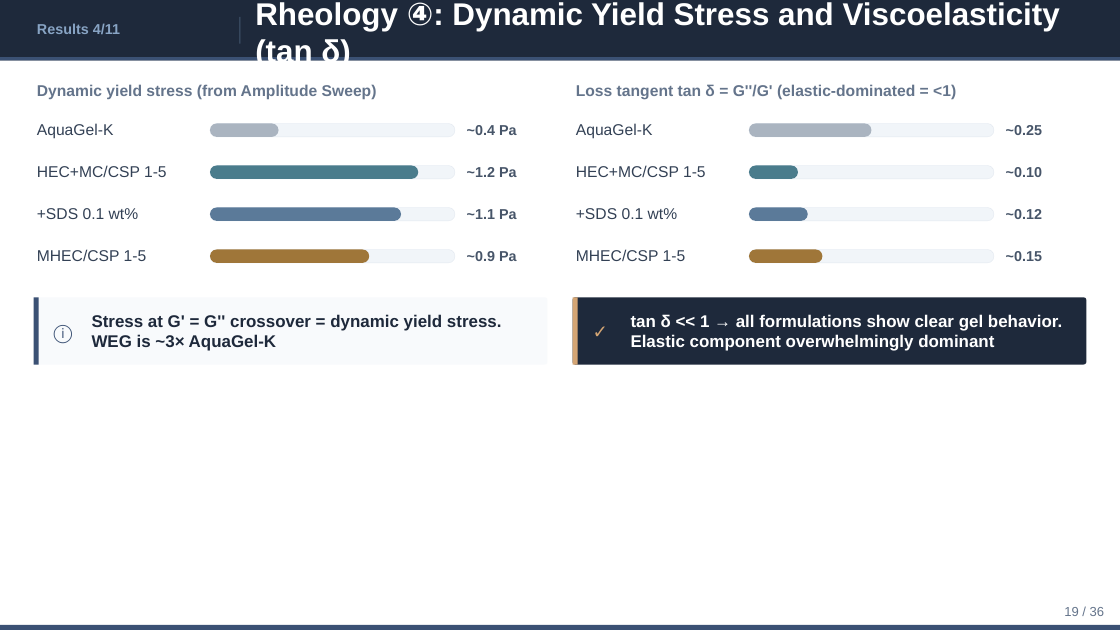
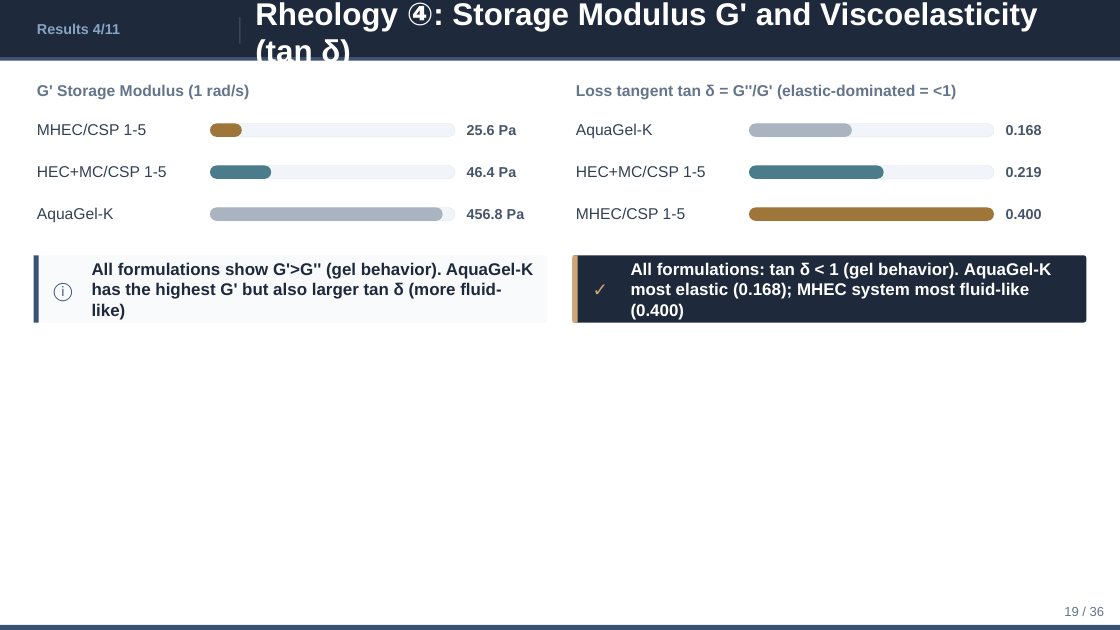
Before and after one commit to ytaisei0525-design/my-first-claude, a slide deck: slide 19 of slides_en.pptx. Drawn at 1120x630 pixels with LibreOffice and Linux fonts; fonts in the diff are those of the drawing. Boxes give left, top, right and bottom in pixels: in the first picture for what was removed or moved away, otherwise in the second. Text is boxed around its words. In the diff, an @@ line names an element or a change of style, - is before the commit and + after.

```diff
--- a/slides_en.pptx
+++ b/slides_en.pptx
@@ text at (255, 2, 1037, 68): text changed @@
-Rheology ④: Dynamic Yield Stress and Viscoelasticity (tan δ)
+Rheology ④: Storage Modulus G' and Viscoelasticity (tan δ)
@@ text at (37, 84, 250, 99): text changed @@
-Dynamic yield stress (from Amplitude Sweep)
+G' Storage Modulus (1 rad/s)
@@ text "MHEC/CSP 1-5": place and size @@
-text "MHEC/CSP 1-5" at (37, 249, 147, 261)
+text "MHEC/CSP 1-5" at (37, 123, 147, 135)
@@ rounded rectangle: place and size @@
-rounded rectangle at (210, 124, 279, 137)
+rounded rectangle at (210, 124, 242, 137)
@@ rounded rectangle at (210, 124, 242, 137): fill #AAB4C0 to #9F7639 @@
@@ text at (467, 125, 517, 135): text changed @@
-~1.2 Pa
+25.6 Pa
@@ rounded rectangle: place and size @@
-rounded rectangle at (749, 124, 872, 137)
+rounded rectangle at (749, 124, 852, 137)
@@ text at (1006, 125, 1042, 135): text changed @@
-~0.25
+0.168
@@ rounded rectangle: place and size @@
-rounded rectangle at (210, 166, 418, 179)
+rounded rectangle at (210, 166, 271, 179)
@@ text at (467, 167, 517, 177): text changed @@
-~0.4 Pa
+46.4 Pa
@@ rounded rectangle: place and size @@
-rounded rectangle at (749, 166, 798, 179)
+rounded rectangle at (749, 166, 884, 179)
@@ text at (1006, 167, 1042, 177): text changed @@
-~0.10
+0.219
@@ text "AquaGel-K": place and size @@
-text "AquaGel-K" at (37, 123, 114, 138)
+text "AquaGel-K" at (37, 207, 114, 222)
@@ text removed at (37, 208, 139, 219) @@
-+SDS 0.1 wt%
@@ rounded rectangle: place and size @@
-rounded rectangle at (210, 208, 401, 221)
+rounded rectangle at (210, 208, 443, 221)
@@ rounded rectangle at (210, 208, 443, 221): fill #5B7A99 to #AAB4C0 @@
@@ text at (467, 209, 525, 219): text changed @@
-~1.1 Pa
+456.8 Pa
@@ text removed at (576, 208, 678, 219) @@
-+SDS 0.1 wt%
@@ 3 texts, 3 rounded rectangles, 2 rectangles: place and size @@
-3 texts, 3 rounded rectangles, 2 rectangles at (34, 249, 1087, 365)
+3 texts, 3 rounded rectangles, 2 rectangles at (34, 207, 1087, 323)
@@ rounded rectangle at (749, 208, 995, 221): fill #F1F5F9 to #9F7639; outline #E2E8F0 0.3 pt to none @@
@@ rounded rectangle removed at (749, 208, 808, 221) @@
@@ text at (1006, 209, 1042, 219): text changed @@
-~0.12
+0.400
@@ text added at (92, 262, 533, 320), 14.6 pt, text #1E293B, bold @@
+All formulations show G'>G'' (gel behavior). AquaGel-K has the highest G' but also larger tan δ (more fluid-like)
@@ rounded rectangle removed at (210, 250, 455, 263) @@
@@ rounded rectangle removed at (210, 250, 370, 263) @@
@@ text removed at (467, 251, 517, 261) @@
-~0.9 Pa
@@ text at (631, 262, 1051, 320): text changed @@
-tan δ << 1 → all formulations show clear gel behavior. Elastic component overwhelmingly dominant
+All formulations: tan δ < 1 (gel behavior). AquaGel-K most elastic (0.168); MHEC system most fluid-like (0.400)
@@ rounded rectangle removed at (749, 250, 823, 263) @@
@@ text removed at (1006, 251, 1042, 261) @@
-~0.15
@@ text removed at (92, 314, 502, 351) @@
-Stress at G' = G'' crossover = dynamic yield stress. WEG is ~3× AquaGel-K
```
Also in this commit, not shown: 15 other slides changed, 1 slide added, 1 slide removed, 1 other file.
